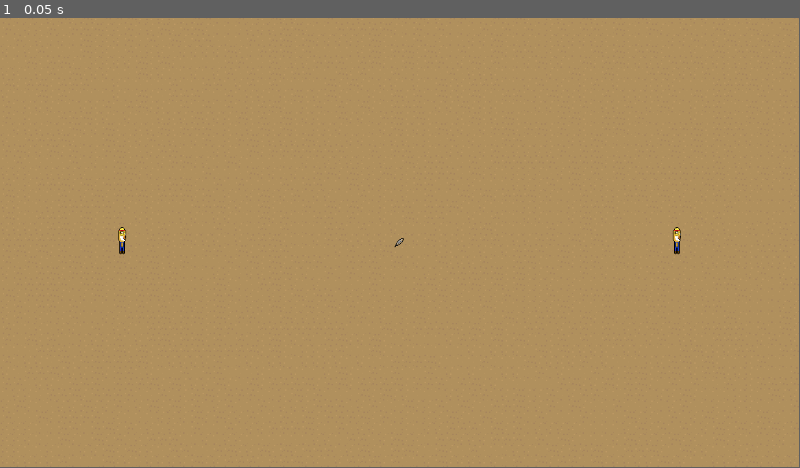
Above: before the commit, frame 1.
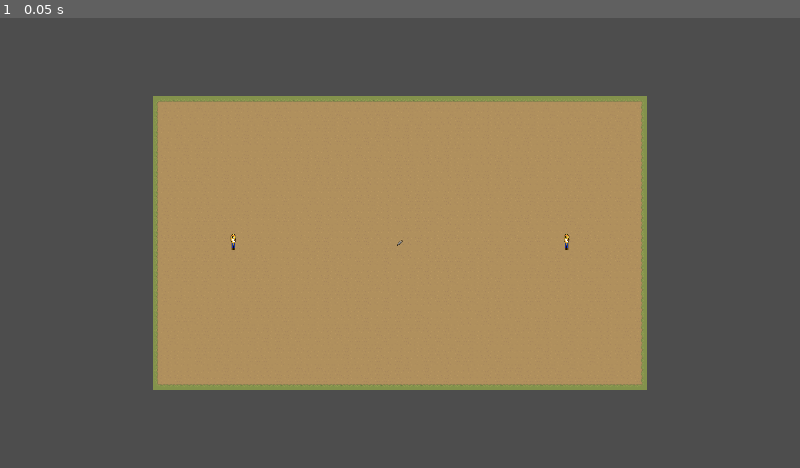
Above: after the commit, the same moment.

Repository: chwebb02/TigerHacks-2024
Game: Godot game, scene res://scenes/Main.tscn
Two runs of this game, one before a commit and one after it. Both use one fixed random seed, a clock stepped at 60 frames per second and the inputs below.
Inputs:
- Up to frame 1 (0.05 s): no input
In our replay, the window is 799x449 before the commit and 800x450 after it. These sizes can differ from the game's own. Grey fills any space a smaller window leaves; there, only what the larger window draws over its background counts as a difference.

The runs differ from the first frame. In frame 1, 62% of the frame differs, in the area x 0-100%, y 0-100%.

Commit message:
Updated view settings

Diff:
--- a/project.godot
+++ b/project.godot
@@ -15,6 +15,13 @@
 config/features=PackedStringArray("4.3", "Forward Plus")
 config/icon="res://assets/icon.svg"
 <<<<<<<HEADconfig/icon="res://icon.svg"
+
+[display]
+
+window/size/viewport_width=1920
+window/size/viewport_height=1080
+window/size/mode=2
+window/stretch/mode="viewport"
 
 [input]
 
@@ -48,3 +55,33 @@
 "events": [Object(InputEventKey,"resource_local_to_scene":false,"resource_name":"","device":-1,"window_id":0,"alt_press …(192 unchanged characters)…
 ]
 }
+player_2_right={
+"deadzone": 0.5,
+"events": [Object(InputEventKey,"resource_local_to_scene":false,"resource_name":"","device":-1,"window_id":0,"alt_pressed":false,"shift_pressed":false,"ctrl_pressed":false,"meta_pressed":false,"pressed":false,"keycode":0,"physical_keycode":4194321,"key_label":0,"unicode":0,"location":0,"echo":false,"script":null)
+]
+}
+player_2_left={
+"deadzone": 0.5,
+"events": [Object(InputEventKey,"resource_local_to_scene":false,"resource_name":"","device":-1,"window_id":0,"alt_pressed":false,"shift_pressed":false,"ctrl_pressed":false,"meta_pressed":false,"pressed":false,"keycode":0,"physical_keycode":4194319,"key_label":0,"unicode":0,"location":0,"echo":false,"script":null)
+]
+}
+player_2_up={
+"deadzone": 0.5,
+"events": [Object(InputEventKey,"resource_local_to_scene":false,"resource_name":"","device":-1,"window_id":0,"alt_pressed":false,"shift_pressed":false,"ctrl_pressed":false,"meta_pressed":false,"pressed":false,"keycode":0,"physical_keycode":4194320,"key_label":0,"unicode":0,"location":0,"echo":false,"script":null)
+]
+}
+player_2_down={
+"deadzone": 0.5,
+"events": [Object(InputEventKey,"resource_local_to_scene":false,"resource_name":"","device":-1,"window_id":0,"alt_pressed":false,"shift_pressed":false,"ctrl_pressed":false,"meta_pressed":false,"pressed":false,"keycode":0,"physical_keycode":4194322,"key_label":0,"unicode":0,"location":0,"echo":false,"script":null)
+]
+}
+player_2_change_tool={
+"deadzone": 0.5,
+"events": [Object(InputEventKey,"resource_local_to_scene":false,"resource_name":"","device":-1,"window_id":0,"alt_pressed":false,"shift_pressed":false,"ctrl_pressed":false,"meta_pressed":false,"pressed":false,"keycode":0,"physical_keycode":4194325,"key_label":0,"unicode":0,"location":0,"echo":false,"script":null)
+]
+}
+player_2_use_tool={
+"deadzone": 0.5,
+"events": [Object(InputEventKey,"resource_local_to_scene":false,"resource_name":"","device":-1,"window_id":0,"alt_pressed":false,"shift_pressed":false,"ctrl_pressed":false,"meta_pressed":false,"pressed":false,"keycode":0,"physical_keycode":4194318,"key_label":0,"unicode":0,"location":0,"echo":false,"script":null)
+]
+}
